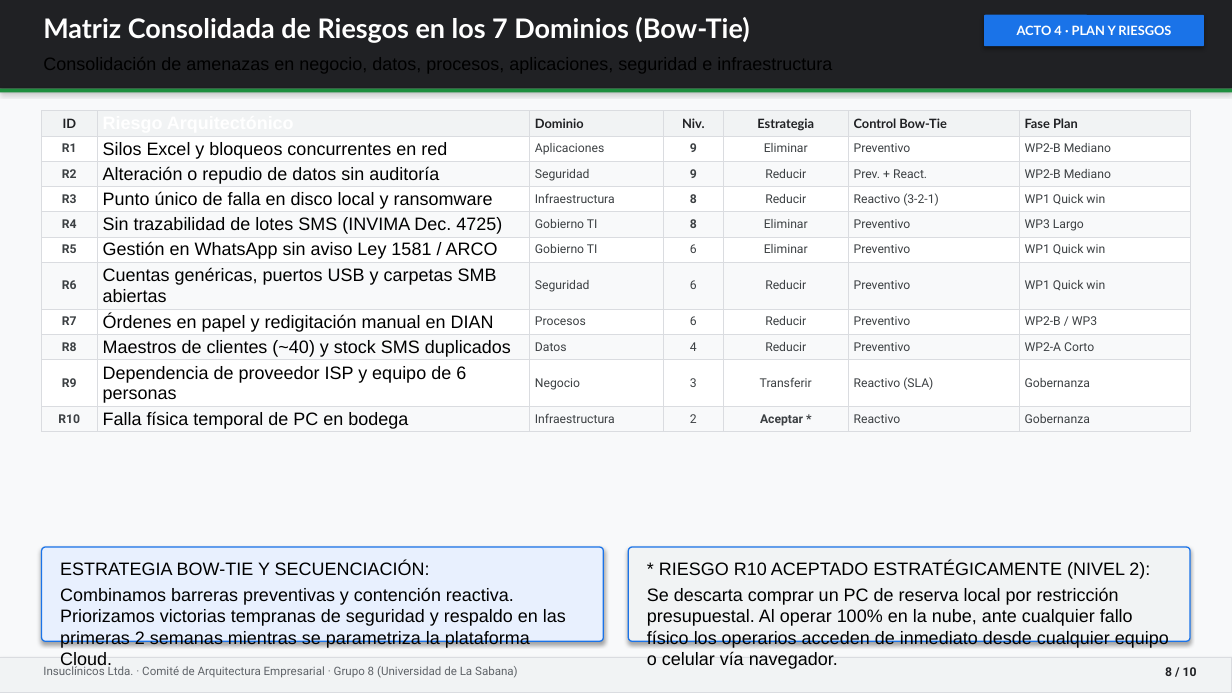
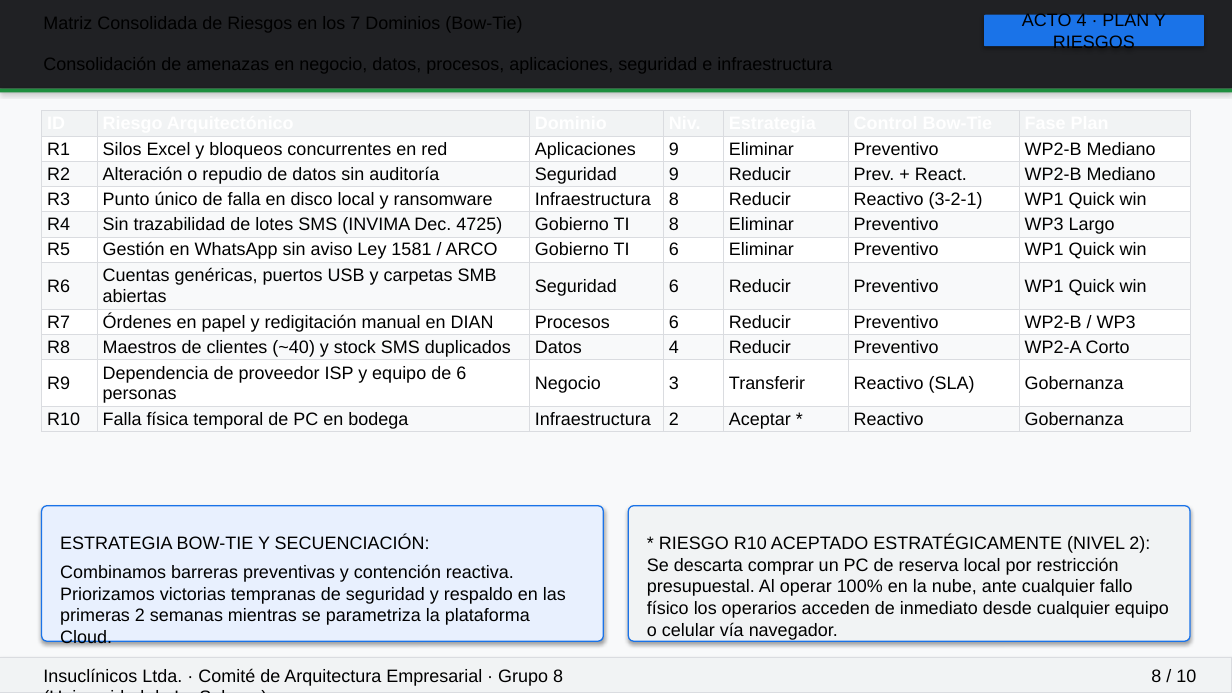
Before and after one commit to gevengood/AREM-arquitectura-empresarial-insuclinicos, a slide deck: slide 8 of 09-presentacion-final/presentacion.pptx. Drawn at 1232x693 pixels with LibreOffice and Linux fonts; fonts in the diff are those of the drawing. Boxes give left, top, right and bottom in pixels: in the first picture for what was removed or moved away, otherwise in the second. Text is boxed around its words. In the diff, an @@ line names an element or a change of style, - is before the commit and + after.

```diff
--- a/09-presentacion-final/presentacion.pptx
+++ b/09-presentacion-final/presentacion.pptx
@@ text removed at (x1=43, y1=17, x2=749, y2=43) @@
-Matriz Consolidada de Riesgos en los 7 Dominios (Bow-Tie)
@@ rounded rectangle "ACTO 4 · PLAN Y ..." at (x1=984, y1=15, x2=1204, y2=46): size 10 to 14 pt, font Lato to Arial, text colour #FFFFFF to #000000, bold off @@
@@ table at (x1=42, y1=111, x2=1190, y2=433) @@
@@ size 10 to 14 pt, font Lato to Arial, text colour #202124 to #FFFFFF in "ID", "Dominio", "Niv.", "Estrategia" and 2 more places @@
@@ size 9.5 to 14 pt, font Roboto to Arial, text colour #3C4043 to #000000 in "R1", "Aplicaciones", "9", "Eliminar" and 56 more places @@
@@ bold off in "R1", "9", "R2", "9" and 11 more places @@
@@ alignment centre to left @@
@@ rounded rectangle resized from (x1=42, y1=547, x2=604, y2=641) to (x1=42, y1=506, x2=604, y2=641) @@
@@ rounded rectangle resized from (x1=628, y1=547, x2=1190, y2=641) to (x1=628, y1=506, x2=1190, y2=641) @@
@@ text "ESTRATEGIA BOW-TIE Y SECUENCIACIÓN:" moved from (x1=60, y1=561, x2=430, y2=575) to (x1=60, y1=535, x2=430, y2=549) @@
@@ text "* RIESGO R10 ACEPTADO ESTRATÉGICAMENTE ..." moved from (x1=659, y1=561, x2=1150, y2=579) to (x1=659, y1=535, x2=1150, y2=553) @@
@@ text "Combinamos barreras preventivas y contención ..." moved from (x1=60, y1=587, x2=566, y2=648) to (x1=60, y1=565, x2=566, y2=625) @@
@@ text "Se descarta comprar un PC ..." moved from (x1=647, y1=587, x2=1169, y2=669) to (x1=647, y1=557, x2=1169, y2=640) @@
@@ text "Insuclínicos Ltda. · Comité de ..." at (x1=43, y1=668, x2=563, y2=686): size 9 to 14 pt, font Roboto to Arial, text colour #5F6368 to #000000 @@
@@ text "8 / 10" at (x1=1151, y1=669, x2=1196, y2=682): size 9.5 to 14 pt, font Roboto to Arial, text colour #202124 to #000000, bold off @@
```
Also in this commit, not shown: 9 other slides changed, 1 other file.
